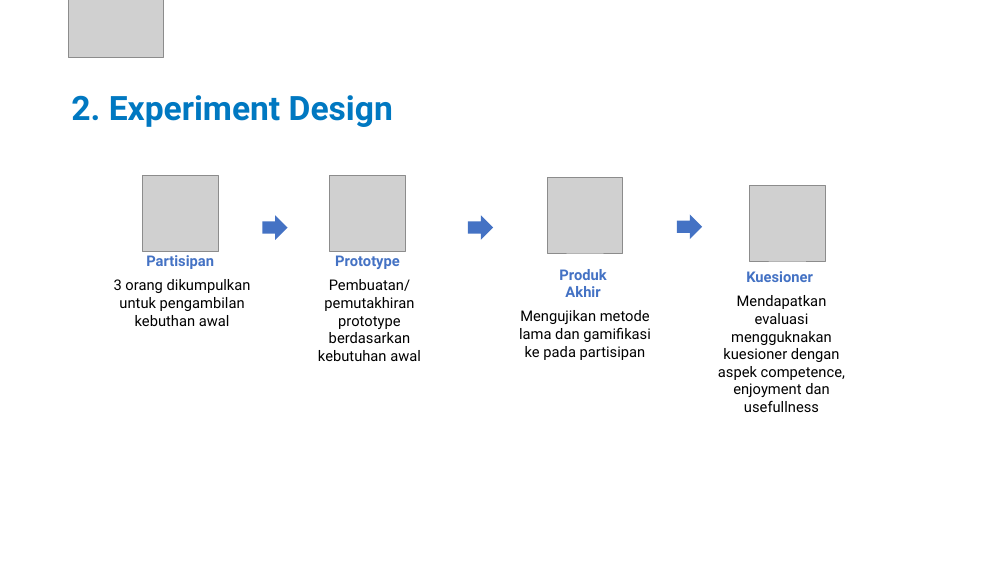
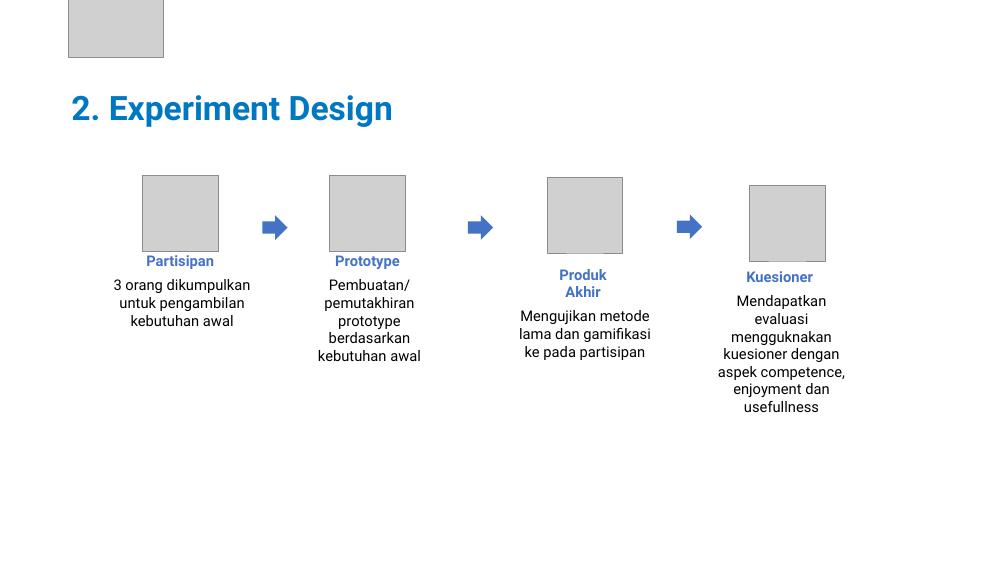
Before and after one commit to tdimk2023p/final-project-gzaber00, a slide deck: slide 6 of Laporan/6025222014_FP_Gamifikasi_SKM.pptx (slide 5 before the commit). Drawn at 1008x567 pixels with LibreOffice and Linux fonts; fonts in the diff are those of the drawing; grey boxes stand for pictures; background and template pictures are left out. Boxes give left, top, right and bottom in pixels: in the first picture for what was removed or moved away, otherwise in the second. Text is boxed around its words. In the diff, an @@ line names an element or a change of style, - is before the commit and + after.

```diff
--- a/Laporan/6025222014_FP_Gamifikasi_SKM.pptx
+++ b/Laporan/6025222014_FP_Gamifikasi_SKM.pptx
@@ text at [114, 279, 251, 326]: text changed @@
-3 orang dikumpulkan untuk pengambilan kebuthan awal
+3 orang dikumpulkan untuk pengambilan kebutuhan awal
```
Also in this commit, not shown: 6 other slides changed, 2 slides added, 1 other file.
